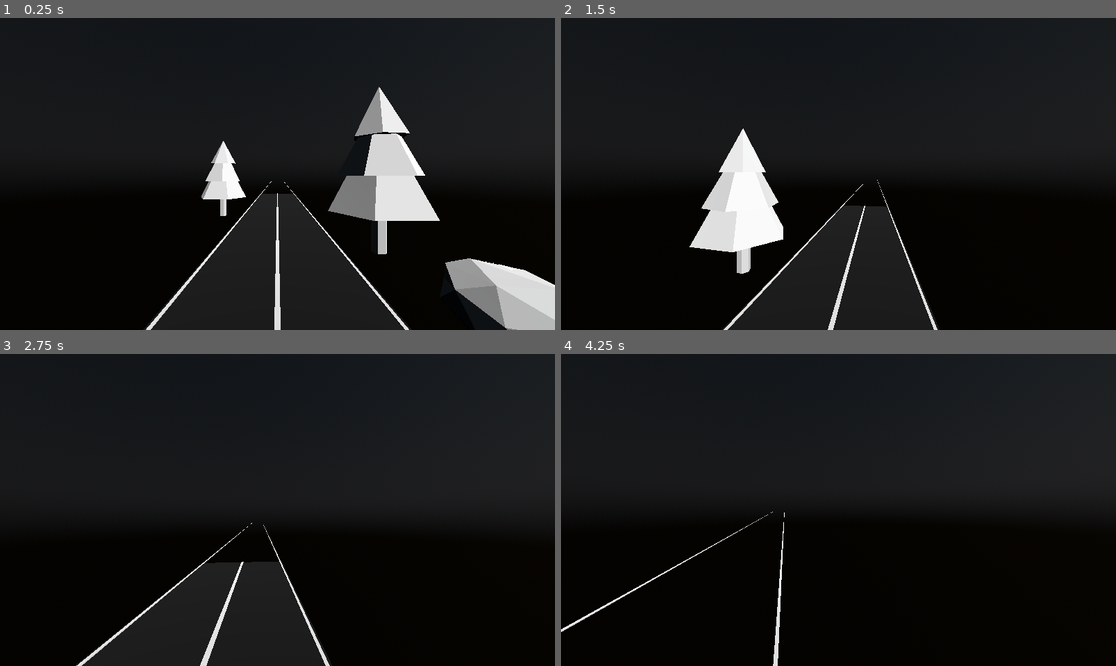
Above: before the commit, frames 1-4 (two rows, left to right).
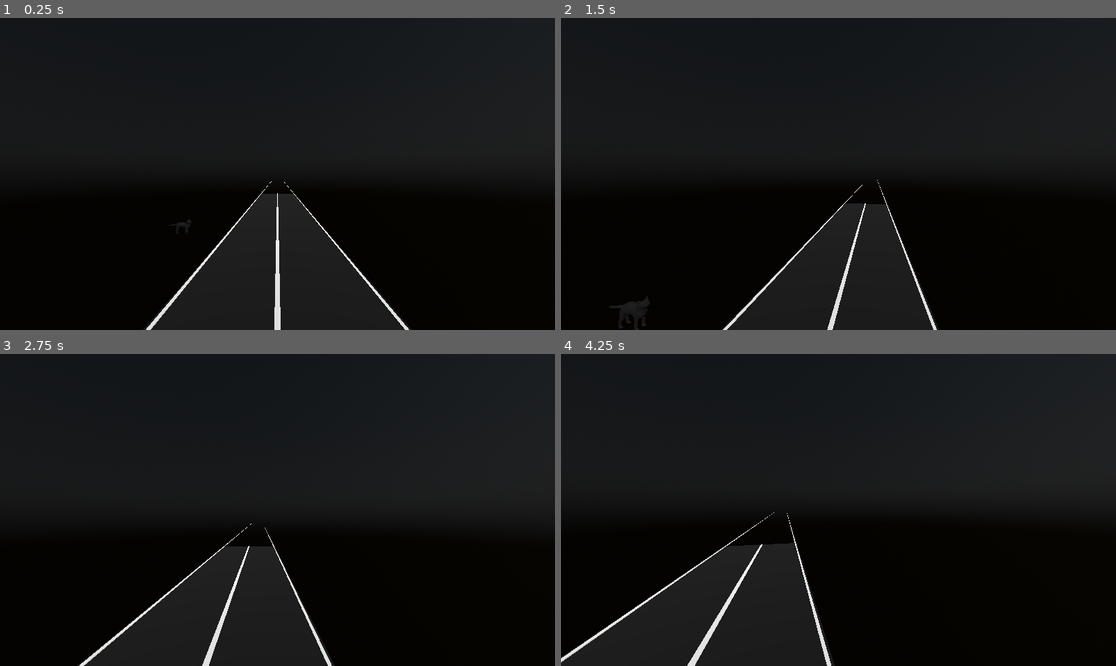
Above: after the commit, the same moments.

Repository: HarshMarcos/Indie-Horror-Game
Game: Godot game, scene res://Scenes/Main.tscn
The game is run twice, just before and just after one commit, with the same random seed, the same clock (stepped at 60 frames per second) and the same inputs.
Inputs (mouse positions are in pixels of both pictures, inside the frame that each line leads up to):
- Up to frame 1 (0.25 s): no input
- Up to frame 2 (1.5 s): tap Enter at 0.5 s; move the mouse to (866, 174) at 0.52 s; hold Shift (sprint) 0.53-1.28 s; hold W (move_forward) from 0.53 s (still down); tap Space (jump) at 0.77 s; move the mouse to (810, 174) at 1.27 s; tap Shift (sprint) at 1.35 s
- Up to frame 3 (2.75 s): keep holding W (move_forward); tap Space (jump) at 1.52 s; move the mouse to (288, 503) at 2.02 s; hold Shift (sprint) from 2.03 s (still down)
- Up to frame 4 (4.25 s): keep holding W (move_forward); move the mouse to (832, 516) at 2.77 s; release Shift (sprint) at 2.78 s; tap Shift (sprint) at 2.85 s; tap Space (jump) at 3.02, 3.77 s; move the mouse to (877, 513) at 3.52 s; hold Shift (sprint) from 3.53 s (still down)

The runs differ from the first frame. In frame 1, 8.3% of the frame differs, in the area x 30-100%, y 22-100%; in frame 2, 4.3%; in frame 3, 1.3%; in frame 4, 13%, in the area x 0-50%, y 50-100%.

Commit message:
feat: add black cat cutscene prototype
- Added CatActor scene and imported low-poly cat
- Implemented event-driven cat movement
- Added CatTrigger using Area3D
- Added player speed multiplier system
- Trigger now slows player before cat movement
- Integrated 3D cat meow sound
- Added marker-based movement foundation (Start, Middle, End)
- Refactored cat behavior for future state machine implementation

Diff:
--- /dev/null
+++ b/Scenes/Cat.tscn
@@ -0,0 +1,28 @@
+[gd_scene load_steps=4 format=3 uid="uid://bfp3ynpn2hn3y"]
+
+[ext_resource type="PackedScene" uid="uid://hddf24s4ecqy" path="res://Scenes/Cat_01.tscn" id="1_syt6j"]
+
+[sub_resource type="GDScript" id="GDScript_syt6j"]
+script/source = "extends CharacterBody3D
+
+@export var speed := 4.0
+
+func _physics_process(_delta):
+
+	velocity.x = speed
+	move_and_slide()
+"
+
+[sub_resource type="CapsuleShape3D" id="CapsuleShape3D_syt6j"]
+radius = 0.15
+height = 0.4
+
+[node name="Cat" type="CharacterBody3D"]
+script = SubResource("GDScript_syt6j")
+
+[node name="Cat01" parent="." instance=ExtResource("1_syt6j")]
+transform = Transform3D(0.02, 0, 0, 0, 0.02, 0, 0, 0, 0.02, 0, 0, 0)
+
+[node name="CollisionShape3D" type="CollisionShape3D" parent="."]
+transform = Transform3D(1, 0, 0, 0, 1, 0, 0, 0, 1, 0, 0.3, 0)
+shape = SubResource("CapsuleShape3D_syt6j")
--- /dev/null
+++ b/Scenes/CatActor.tscn
@@ -0,0 +1,13 @@
+[gd_scene load_steps=4 format=3 uid="uid://b7dpjjpw341n3"]
+
+[ext_resource type="Script" uid="uid://d3cbjkn7j1cbi" path="res://Script/cat_actor.gd" id="1_jyhy5"]
+[ext_resource type="PackedScene" uid="uid://hddf24s4ecqy" path="res://Scenes/Cat_01.tscn" id="1_vgckk"]
+[ext_resource type="AudioStream" uid="uid://btg8nsgcx6dbw" path="res://Assets/Audio/SFX/dragon-studio-cat-meow-401729.mp3" id="3_13in2"]
+
+[node name="CatActor" type="Node3D"]
+script = ExtResource("1_jyhy5")
+
+[node name="Model" parent="." instance=ExtResource("1_vgckk")]
+
+[node name="CatMeow" type="AudioStreamPlayer3D" parent="."]
+stream = ExtResource("3_13in2")
--- /dev/null
+++ b/Scenes/Cat_01.tscn
@@ -0,0 +1,8 @@
+[gd_scene load_steps=2 format=3 uid="uid://hddf24s4ecqy"]
+
+[ext_resource type="PackedScene" uid="uid://uwcbq5jbggj2" path="res://Assets/Models/Cat01.glb" id="1_yo3ko"]
+
+[node name="Cat01" instance=ExtResource("1_yo3ko")]
+
+[node name="12222_Cat_v1_l3" parent="." index="0"]
+transform = Transform3D(-8.74228e-10, 0, 0.02, 0, 0.02, 0, -0.02, 0, -8.74228e-10, 0, 0, 0)
--- a/Scenes/Main.tscn
+++ b/Scenes/Main.tscn
@@ -1,9 +1,12 @@
-[gd_scene load_steps=10 format=3 uid="uid://cmvkn8na1vp0p"]
+[gd_scene load_steps=14 format=3 uid="uid://cmvkn8na1vp0p"]
 
 [ext_resource type="PackedScene" uid="uid://ds0daxmicw4lv" path="res://Scenes/Player.tscn" id="1_r150o"]
 [ext_resource type="PackedScene" uid="uid://dq0e6h404oohx" path="res://Scenes/Road.tscn" id="2_idj7w"]
+[ext_resource type="Script" uid="uid://c4to0lg4h0ii5" path="res://Scenes/cat_trigger.gd" id="3_jw32o"]
 [ext_resource type="PackedScene" uid="uid://cnbgwyl0bwhtn" path="res://Scenes/Rock01.tscn" id="3_kln2b"]
 [ext_resource type="PackedScene" uid="uid://da6itxldp3fx" path="res://Assets/Models/Tree01.glb" id="4_rgh2o"]
+[ext_resource type="PackedScene" uid="uid://bfp3ynpn2hn3y" path="res://Scenes/Cat.tscn" id="5_pbw6q"]
+[ext_resource type="PackedScene" uid="uid://b7dpjjpw341n3" path="res://Scenes/CatActor.tscn" id="6_v1gob"]
 
 [sub_resource type="PlaneMesh" id="PlaneMesh_r150o"]
 size = Vector2(100, 100)
@@ -19,6 +22,9 @@
 [sub_resource type="Environment" id="Environment_rgh2o"]
 background_mode = 2
 sky = SubResource("Sky_kln2b")
+
+[sub_resource type="BoxShape3D" id="BoxShape3D_50glp"]
+size = Vector3(3, 2, 2)
 
 [node name="Main" type="Node3D"]
 
@@ -53,13 +59,41 @@
 [node name="WorldEnvironment" type="WorldEnvironment" parent="World/Environment"]
 environment = SubResource("Environment_rgh2o")
 
+[node name="CatTrigger" type="Area3D" parent="World"]
+script = ExtResource("3_jw32o")
+
+[node name="CollisionShape3D" type="CollisionShape3D" parent="World/CatTrigger"]
+transform = Transform3D(1, 0, 0, 0, 1, 0, 0, 0, 1, 0, 1, -6.5)
+shape = SubResource("BoxShape3D_50glp")
+
 [node name="Props" type="Node3D" parent="."]
 
 [node name="Rock01" parent="Props" instance=ExtResource("3_kln2b")]
 transform = Transform3D(1.5, 0, 0, 0, 1.5, 0, 0, 0, 1.5, 3.5, 0, -5)
+visible = false
 
 [node name="Tree01" parent="Props" instance=ExtResource("4_rgh2o")]
 transform = Transform3D(1.81262, 0, 0.845237, 0, 2, 0, -0.845237, 0, 1.81262, 4, 0, -8)
+visible = false
 
 [node name="Tree02" parent="Props" instance=ExtResource("4_rgh2o")]
 transform = Transform3D(-1.30228, 0, 1.09274, 0, 1.7, 0, -1.09274, 0, -1.30228, -4, 0, -15)
+visible = false
+
+[node name="Cat" parent="Props" instance=ExtResource("5_pbw6q")]
+transform = Transform3D(1, 0, 0, 0, 1, 0, 0, 0, 1, -5, 0, -10)
+visible = false
+
+[node name="CatActor" parent="Props" instance=ExtResource("6_v1gob")]
+transform = Transform3D(1, 0, 0, 0, 1, 0, 0, 0, 1, -5.001, 0, -10.381)
+
+[node name="CatStartPoint" type="Marker3D" parent="Props"]
+transform = Transform3D(1, 0, 0, 0, 1, 0, 0, 0, 1, -5, 0, -10.295)
+
+[node name="CatMiddlePoint" type="Marker3D" parent="Props"]
+transform = Transform3D(1, 0, 0, 0, 1, 0, 0, 0, 1, 0, 0, -10.5)
+
+[node name="CatEndPoint" type="Marker3D" parent="Props"]
+transform = Transform3D(1, 0, 0, 0, 1, 0, 0, 0, 1, 6, 0, -10.5)
+
+[connection signal="body_entered" from="World/CatTrigger" to="World/CatTrigger" method="_on_body_entered"]
--- /dev/null
+++ b/Scenes/cat_trigger.gd
@@ -0,0 +1,26 @@
+extends Area3D
+
+@onready var cat = $"../../Props/CatActor"
+@onready var player = $"../../Player"
+
+func _on_body_entered(body):
+	if body.name != "Player":
+		return
+
+	monitoring = false
+
+	player.speed_multiplier = 0.4
+
+	cat.play_meow()
+
+	await get_tree().create_timer(0.5).timeout
+
+	cat.look_at_player()
+
+	await get_tree().create_timer(0.8).timeout
+
+	cat.can_move = true
+
+	await get_tree().create_timer(2.0).timeout
+
+	player.speed_multiplier = 1.0
--- /dev/null
+++ b/Script/cat.gd
@@ -0,0 +1,8 @@
+extends CharacterBody3D
+
+@export var speed := 4.0
+
+func _physics_process(_delta):
+	print("Cat Running")
+	velocity.x = speed
+	move_and_slide()
--- /dev/null
+++ b/Script/cat_actor.gd
@@ -0,0 +1,32 @@
+extends Node3D
+
+@export var speed := 2.5
+@export var can_move := false
+
+@export var start_point: Marker3D
+@export var middle_point: Marker3D
+@export var end_point: Marker3D
+
+@onready var model = $Model
+@onready var meow = $CatMeow
+
+var has_meowed := false
+
+func _process(delta):
+	if !can_move:
+		return
+
+	position.x += speed * delta
+
+	if position.x > 6:
+		queue_free()
+
+func play_meow():
+	if has_meowed:
+		return
+
+	has_meowed = true
+	meow.play()
+
+func look_at_player():
+	model.rotation.y = deg_to_rad(-35)
--- a/Script/player.gd
+++ b/Script/player.gd
@@ -1,7 +1,8 @@
 extends CharacterBody3D
 
-const WALK_SPEED = 5.0
-const SPRINT_SPEED = 9.0
+@export var walk_speed := 5.0
+@export var sprint_speed := 9.0
+@export var speed_multiplier := 1.0
 
 const MOUSE_SENSITIVITY = 0.003
 
@@ -60,9 +61,12 @@
 
 	var direction = (transform.basis * Vector3(input.x, 0, input.y)).normalized()
 
-	var speed = WALK_SPEED
+	var speed = walk_speed
+
 	if Input.is_action_pressed("sprint"):
-		speed = SPRINT_SPEED
+		speed = sprint_speed
+
+	speed *= speed_multiplier
 
 	velocity.x = direction.x * speed
 	velocity.z = direction.z * speed
Not shown, added: Assets/Audio/SFX/dragon-studio-cat-meow-401729.mp3.import
Binary file added: Assets/Models/Cat01.glb
Not shown, added: Assets/Models/Cat01.glb.import
Binary file added: Assets/Models/Cat01_Cat_bump.jpg
Not shown, added: Assets/Models/Cat01_Cat_bump.jpg.import
Not shown, added: Scenes/cat_trigger.gd.uid
Not shown, added: Script/cat.gd.uid
Not shown, added: Script/cat_actor.gd.uid
Not shown, added: Assets/Audio/SFX/dragon-studio-cat-meow-401729.mp3
Not shown, added: Assets/Blender/Cat.blend
Not shown, added: Assets/Blender/Cat.blend1
Not shown, changed: Assets/Blender/Tree01.blend
(and 1 more such lines)
